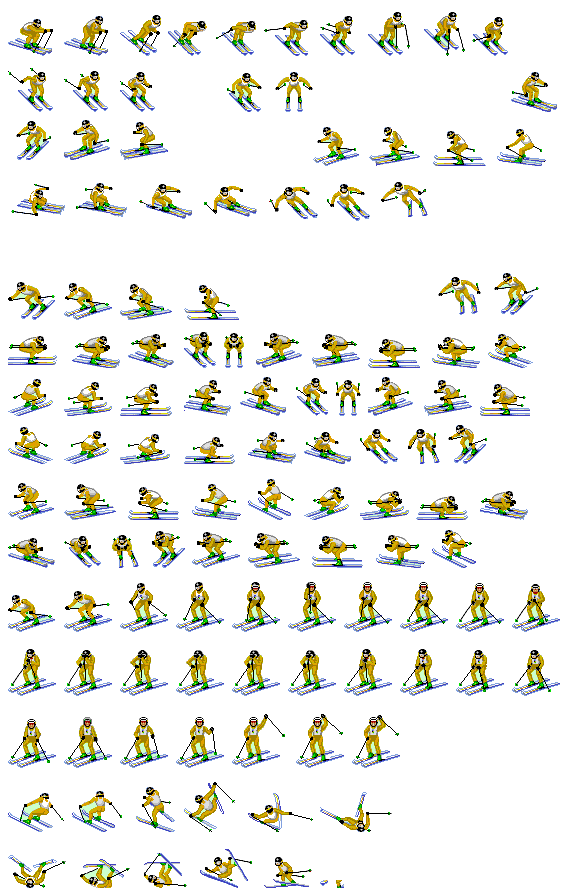
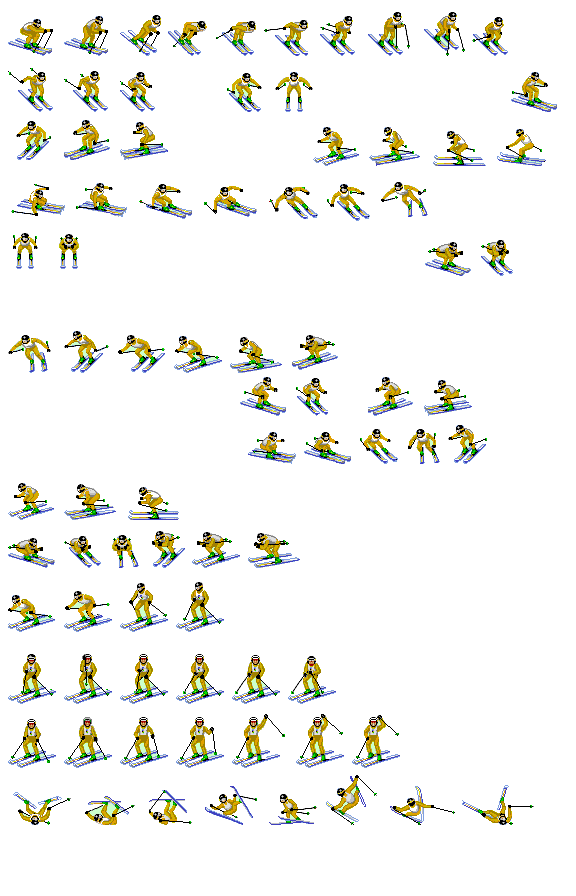
Comparing the layer stacks of the two 576 x 896 images. Changes:
added layer "레이어 1" above "레이어 2" over [8, 654, 336, 704]
added layer "레이어 2" above "레이어 3" over [13, 233, 38, 269]
added layer "레이어 3" above "레이어 4" over [59, 234, 79, 269]
added layer "레이어 4" above "레이어 5" over [8, 331, 109, 373]
added layer "레이어 5" above "레이어 6" over [425, 240, 513, 276]
added layer "레이어 6" above "레이어 7" over [118, 335, 282, 373]
added layer "레이어 7" above "레이어 8" over [292, 335, 338, 370]
added layer "레이어 8" above "레이어 0" over [13, 775, 534, 825]
painted on "레이어 0" over [8, 273, 560, 888]
